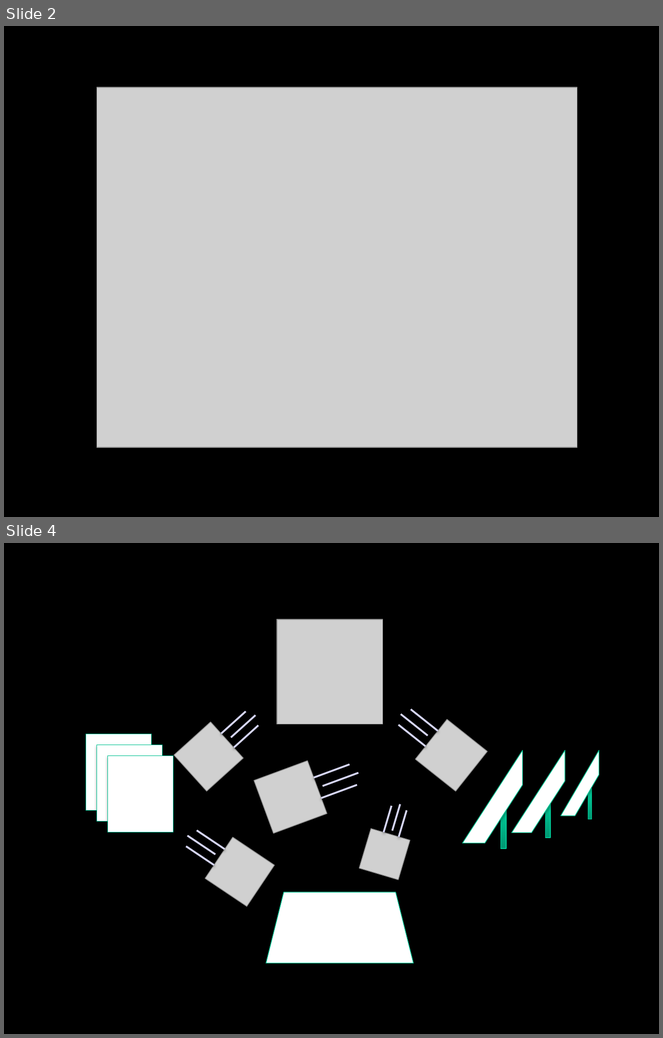
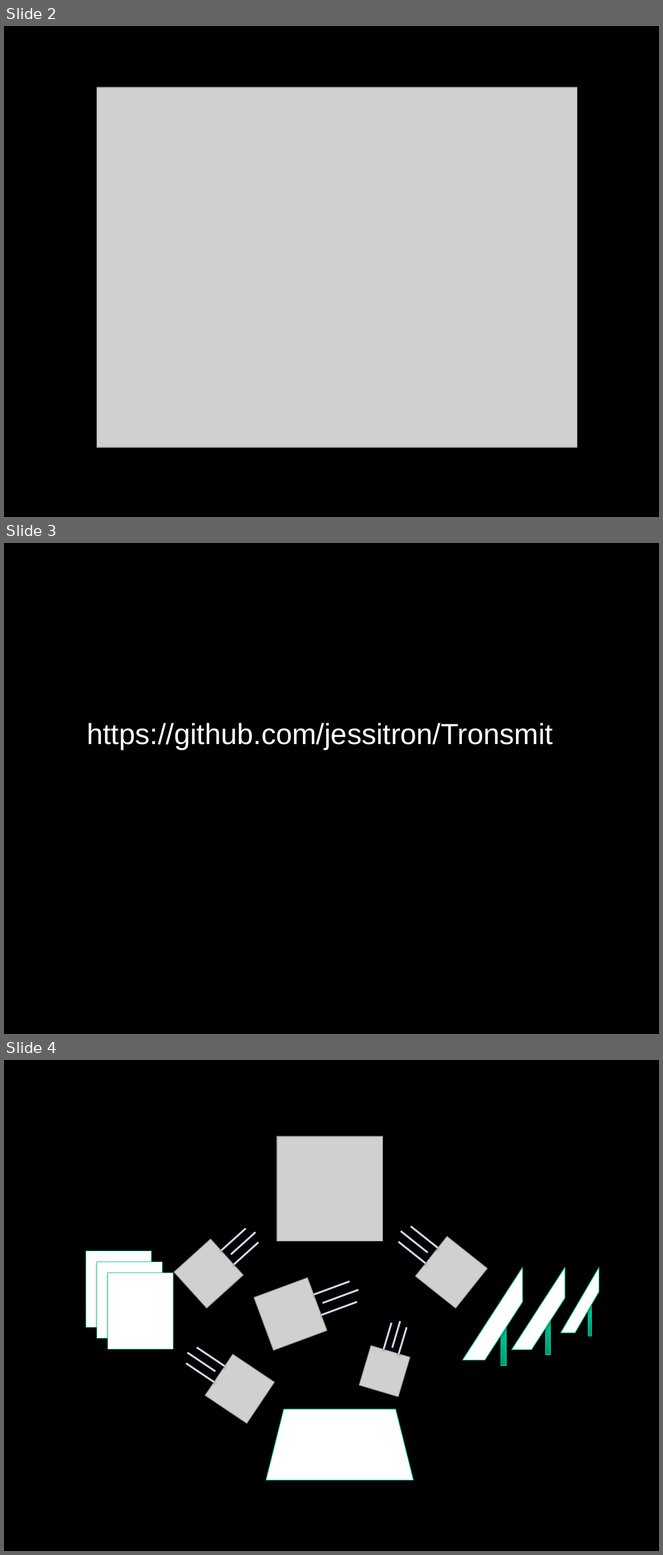
Before and after one commit to jessitron/Tronsmit, a slide deck: presentations/DevTeach-Intents.pptx. Shown one above the other, each under a label of ours: slides 2 and 4 before the commit, slides 2, 3 and 4 after it; the slides between them are not shown. The pictures are 663x1038 and 663x1555 pixels, drawn with LibreOffice and Linux fonts; fonts in the diff are those of the drawing; grey boxes stand for pictures; background and template pictures are left out. Boxes give left, top, right and bottom in pixels: in the first picture for what was removed or moved away, otherwise in the second. Text is boxed around its words. In the diff, an @@ line names an element or a change of style, - is before the commit and + after.

Commit message:
Rename package to tronsmit

```diff
--- a/presentations/DevTeach-Intents.pptx
+++ b/presentations/DevTeach-Intents.pptx
@@ slide 3 added at [4, 543, 659, 1034], background picture (left out) @@
@@ text added at [87, 723, 553, 750], 32 pt, text #FFFFFF @@
+https://github.com/jessitron/Tronsmit
```
Also in this commit, not shown: 1 other slide added, 1 slide removed, 8 other files.
